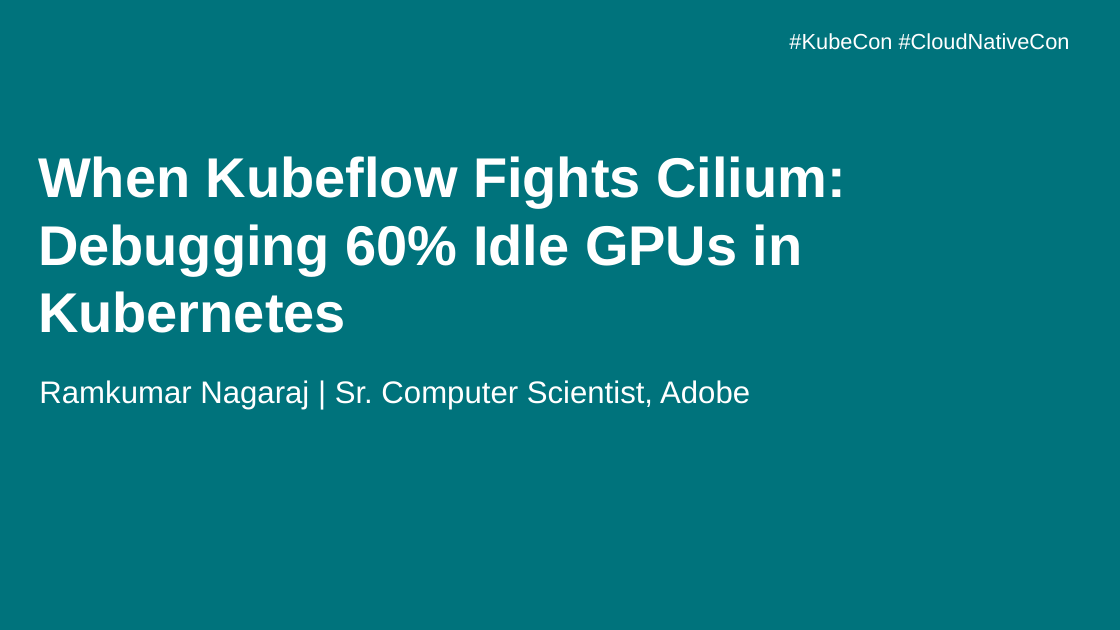
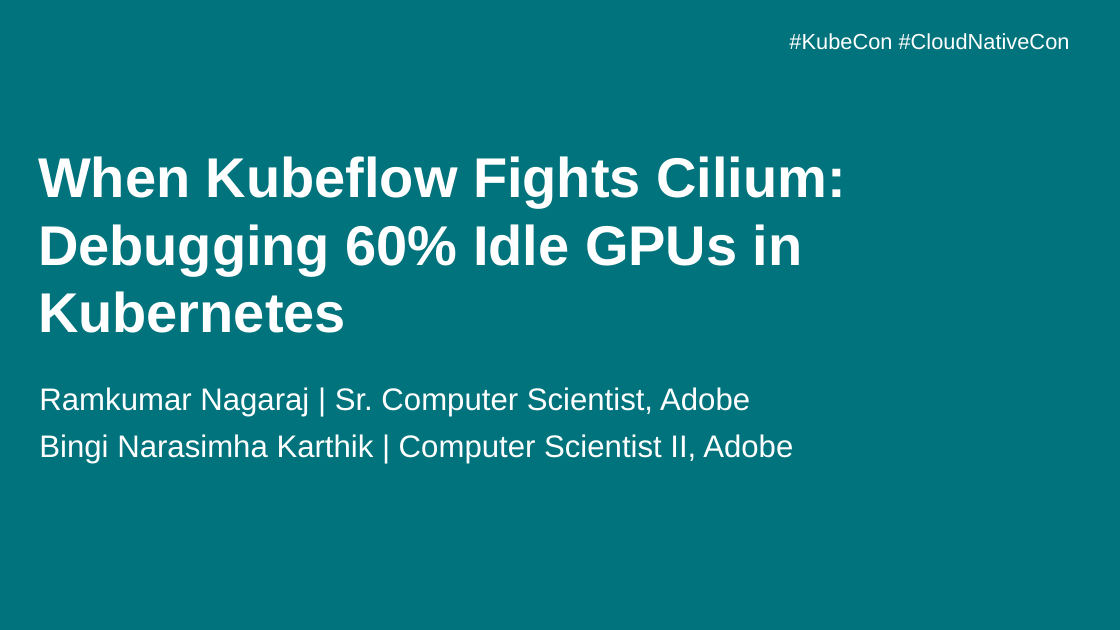
Before and after one commit to ram2valar/kubeflow-cilium-lab, a slide deck: slide 1 of kubecon-india-2026-kubeflow-cilium.pptx. Drawn at 1120x630 pixels with LibreOffice and Linux fonts; fonts in the diff are those of the drawing; background and template pictures are left out. Boxes give left, top, right and bottom in pixels: in the first picture for what was removed or moved away, otherwise in the second. Text is boxed around its words. In the diff, an @@ line names an element or a change of style, - is before the commit and + after.

```diff
--- a/kubecon-india-2026-kubeflow-cilium.pptx
+++ b/kubecon-india-2026-kubeflow-cilium.pptx
@@ subtitle at bbox=[39, 434, 793, 463]: paragraph added @@
+Bingi Narasimha Karthik | Computer Scientist II, Adobe
```
Also in this commit, not shown: 4 other slides changed, 1 slide added, 1 other file.
